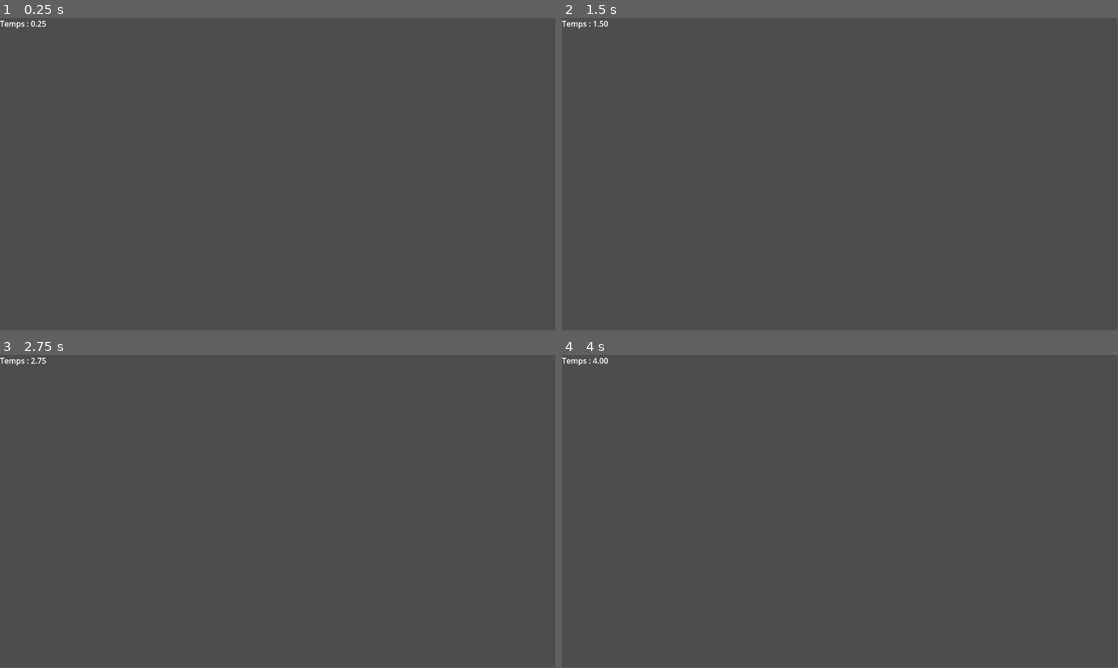
Above: before the commit, frames 1-4 (two rows, left to right).
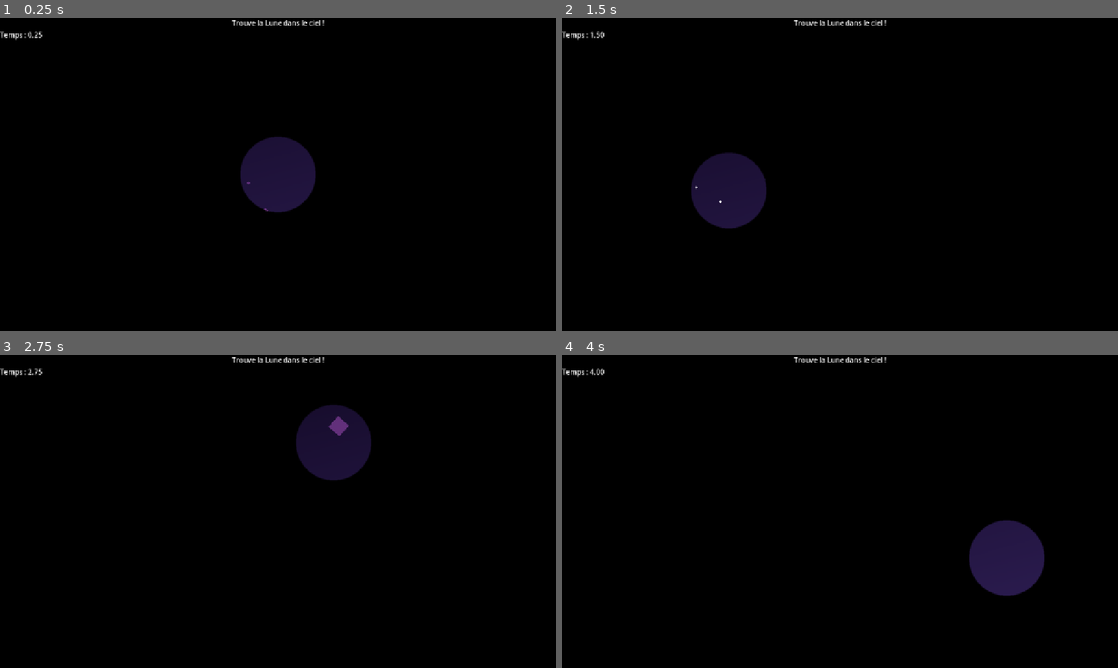
Above: after the commit, the same moments.

Repository: lenygerance/TOTOTO
Game: Godot game, scene res://minigames/astro_vibe/scenes/astrovibe.tscn
Same seed, same stepped clock (60 frames per second), same inputs: the game is played once before the commit and once after it. Before the commit the project has no main scene; this scene is started directly in both runs.
Inputs (mouse positions are in pixels of both pictures, inside the frame that each line leads up to):
- Up to frame 1 (0.25 s): no input
- Up to frame 2 (1.5 s): tap Enter at 0.5 s; move the mouse to (962, 158) at 0.52 s; tap R at 0.6, 1.35 s; move the mouse to (728, 190) at 1.27 s
- Up to frame 3 (2.75 s): move the mouse to (333, 442) at 2.02 s; tap R at 2.1 s
- Up to frame 4 (4 s): move the mouse to (812, 574) at 2.77 s; tap R at 2.85, 3.6 s; move the mouse to (1006, 558) at 3.52 s
In our replay, the window is 799x449 before the commit and 800x450 after it. These sizes can differ from the game's own. Grey fills any space a smaller window leaves; there, only what the larger window draws over its background counts as a difference.

The runs differ from the first frame. In frame 1, 100% of the frame differs, in the area x 0-100%, y 0-100%; in frame 2, 100%; in frame 3, 100%; in frame 4, 100%.
Error before the commit: Cannot call method 'get_size' on a null value. (res://minigames/astro_vibe/scripts/sprite_viseur.gd:10)

Commit message:
maj assets et scripts astrovibe et confiot

Diff:
--- a/minigames/astro_vibe/scenes/astrovibe.tscn
+++ b/minigames/astro_vibe/scenes/astrovibe.tscn
@@ -1,17 +1,18 @@
 [gd_scene load_steps=6 format=3 uid="uid://8dogigr78ho6"]
 
-[ext_resource type="Script" uid="uid://ycmqv1ids7jc" path="res://scripts/jeu_principal.gd" id="1_vjl25"]
-[ext_resource type="Texture2D" uid="uid://dbsaojgu4wkur" path="res://assets/espace_ciel.png" id="2_ii1sd"]
-[ext_resource type="Texture2D" uid="uid://1xotklk7m386" path="res://assets/lune.png" id="3_5ou5p"]
-[ext_resource type="Texture2D" uid="uid://dx4i7jwmk788u" path="res://assets/lunette_viseur.png" id="4_yltuk"]
-[ext_resource type="Script" uid="uid://dw477lmg0h8sb" path="res://scripts/sprite_viseur.gd" id="5_nleml"]
+[ext_resource type="Script" uid="uid://ycmqv1ids7jc" path="res://minigames/astro_vibe/scripts/jeu_principal.gd" id="1_vjl25"]
+[ext_resource type="Texture2D" uid="uid://cayss7wwma4ag" path="res://minigames/astro_vibe/assets/espace_ciel.png" id="2_t04l2"]
+[ext_resource type="Texture2D" uid="uid://1xotklk7m386" path="res://minigames/astro_vibe/assets/lune.png" id="3_5ou5p"]
+[ext_resource type="Texture2D" uid="uid://dx4i7jwmk788u" path="res://minigames/astro_vibe/assets/lunette_viseur.png" id="4_yltuk"]
+[ext_resource type="Script" uid="uid://dw477lmg0h8sb" path="res://minigames/astro_vibe/scripts/sprite_viseur.gd" id="5_nleml"]
 
 [node name="Node2D" type="Node2D"]
 script = ExtResource("1_vjl25")
 
 [node name="sprite_ciel" type="Sprite2D" parent="."]
 position = Vector2(640, 360)
-texture = ExtResource("2_ii1sd")
+scale = Vector2(1.2, 1.2)
+texture = ExtResource("2_t04l2")
 
 [node name="sprite_lune" type="Sprite2D" parent="."]
 position = Vector2(1081, 127)
@@ -23,21 +24,26 @@
 script = ExtResource("5_nleml")
 
 [node name="ChronoLabel" type="Label" parent="."]
-offset_right = 223.0
-offset_bottom = 114.0
+offset_top = 27.0
+offset_right = 40.0
+offset_bottom = 50.0
 
-[node name="VictoireLabel" type="Label" parent="."]
-anchors_preset = 8
-anchor_left = 0.5
-anchor_top = 0.5
-anchor_right = 0.5
-anchor_bottom = 0.5
-offset_left = 246.00003
-offset_top = 492.0
-offset_right = 806.0
-offset_bottom = 552.6667
+[node name="ConteneurVictoire" type="VBoxContainer" parent="."]
+anchors_preset = 15
+anchor_right = 1.0
+anchor_bottom = 1.0
+offset_right = 1280.0
+offset_bottom = 720.0
 grow_horizontal = 2
 grow_vertical = 2
-scale = Vector2(1.5, 1.5)
-text = "Gagné !"
-autowrap_mode = 2
+
+[node name="VictoireLabel" type="Label" parent="ConteneurVictoire"]
+layout_mode = 2
+horizontal_alignment = 1
+vertical_alignment = 1
+
+[node name="ConsigneLabel" type="Label" parent="ConteneurVictoire"]
+layout_mode = 2
+size_flags_horizontal = 4
+horizontal_alignment = 1
+vertical_alignment = 1
--- a/minigames/astro_vibe/scripts/jeu_principal.gd
+++ b/minigames/astro_vibe/scripts/jeu_principal.gd
@@ -1,54 +1,60 @@
 extends Node2D
 
-# Variables pour le jeu
 var temps_ecoule = 0.0
 var jeu_fini = false
-var distance_victoire = 30.0 # La marge d'erreur (rayon du trou) en pixels
+var distance_victoire = 30.0
 
 func _ready():
-	# 1. Position aléatoire de la Lune
-	randomize() # Important pour que ce soit différent à chaque lancement
+	# Forcer la taille du conteneur à la taille de l'écran
+	$ConteneurVictoire.size = get_viewport_rect().size
+
+	# Étirer les labels sur toute la largeur (Ancre Wide Top)
+	$ConteneurVictoire/VictoireLabel.set_anchors_and_offsets_preset(Control.PRESET_TOP_WIDE)
+	$ConteneurVictoire/ConsigneLabel.set_anchors_and_offsets_preset(Control.PRESET_TOP_WIDE)
+
+	# Alignement du texte au centre
+	$ConteneurVictoire/VictoireLabel.horizontal_alignment = HORIZONTAL_ALIGNMENT_CENTER
+	$ConteneurVictoire/ConsigneLabel.horizontal_alignment = HORIZONTAL_ALIGNMENT_CENTER
+
+	# Placement aléatoire de la lune
+	randomize()
 	var ecran = get_viewport_rect().size
-
-	# On définit des marges pour que la lune ne soit pas à moitié hors de l'écran
-	# x entre 100 et 1180 (pour un écran de 1280)
 	var x_aleatoire = randf_range(100, ecran.x - 100)
 	var y_aleatoire = randf_range(100, ecran.y - 100)
-
 	$sprite_lune.position = Vector2(x_aleatoire, y_aleatoire)
 
-	# On cache le message de victoire au début
-	$VictoireLabel.visible = false
+	# Configuration de l'affichage de départ
+	$ConteneurVictoire/VictoireLabel.visible = false
+	$ConteneurVictoire/ConsigneLabel.text = "Trouve la Lune dans le ciel !"
+	$ConteneurVictoire/ConsigneLabel.visible = true
 
 func _process(delta):
-	# Si le jeu n'est pas fini, on fait tourner le chrono
 	if not jeu_fini:
 		temps_ecoule += delta
-		# On affiche le temps avec 2 chiffres après la virgule
 		$ChronoLabel.text = "Temps : " + "%.2f" % temps_ecoule
-
 		verifier_victoire()
 
 func verifier_victoire():
-	# Position de la souris (le centre du trou)
 	var souris_pos = get_global_mouse_position()
-	# Position de la lune
 	var lune_pos = $sprite_lune.position
 
-	# Calcule la distance entre la souris et la lune
-	var distance = souris_pos.distance_to(lune_pos)
-
-	# Si la distance est plus petite que notre marge (le joueur vise bien)
-	if distance < distance_victoire:
+	if souris_pos.distance_to(lune_pos) < distance_victoire:
 		gagner_partie()
 
 func gagner_partie():
 	jeu_fini = true
-	$VictoireLabel.text = "LUNE TROUVÉE EN " + "%.2f" % temps_ecoule + " SECONDES !" + " Appuies sur échap pour quitter !"
-	$VictoireLabel.visible = true
-	# Optionnel : jouer un son ici plus tard !
 
+	# Affichage de l'écran de victoire
+	$ConteneurVictoire/VictoireLabel.text = "LUNE TROUVÉE EN " + "%.2f" % temps_ecoule + " SECONDES !"
+	$ConteneurVictoire/VictoireLabel.visible = true
+
+	$ConteneurVictoire/ConsigneLabel.text = "Appuie sur [R] pour rejouer  |  [Échap] pour quitter"
+	$ConteneurVictoire/ConsigneLabel.visible = true
 
 func _input(event):
-	if event.is_action_pressed("ui_cancel"): # Touche Échap (ESC)
+	if jeu_fini and event is InputEventKey and event.pressed and not event.echo:
+		if event.keycode == KEY_R:
+			get_tree().reload_current_scene()
+
+	if event.is_action_pressed("ui_cancel"):
 		get_tree().quit()
--- a/project.godot
+++ b/project.godot
@@ -11,7 +11,14 @@
 [application]
 
 config/name="Nouveau projet de jeu"
+run/main_scene="uid://8dogigr78ho6"
 config/features=PackedStringArray("4.5", "GL Compatibility")
+
+[display]
+
+window/size/viewport_width=1280
+window/size/viewport_height=720
+window/stretch/mode="canvas_items"
 
 [editor_plugins]
 
Binary file changed: minigames/astro_vibe/assets/espace_ciel.png
Binary file added: minigames/confiot/assets/Gauffre.aseprite
Binary file added: minigames/confiot/assets/Pancakes.aseprite
Binary file changed: minigames/confiot/assets/fond-confiot.aseprite
